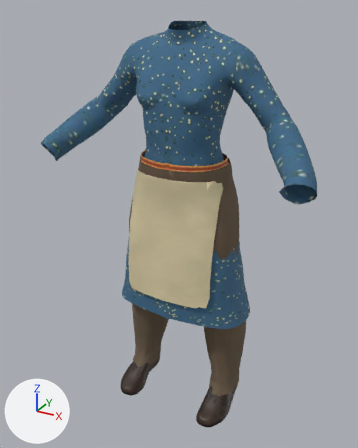
Before and after pictures for a commit that changed the glTF model web/film3/parts/outfit_village_girl.glb.
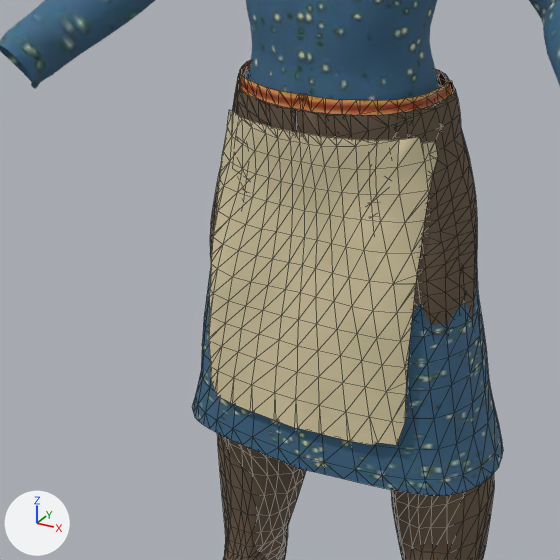
Old and new are each drawn whole from a camera (50 mm lens) standing at (1102.477, -340.549, 839.598) and looking at (1101.669, -339.08, 838.864) and again close up on the part from 12% to 76% of the width and 28% to 79% of the height. The lights are fixed; the arrows at lower left show +X, +Y and +Z. The first two pictures are the older version. The close-ups show mesh edges as thin lines. Vertices at exactly the same position are counted once.

Objects in the first close-up: 'apron.001', 'belt.001', 'entari_skirt.001', 'entari_top.001', 'salvar.001'.
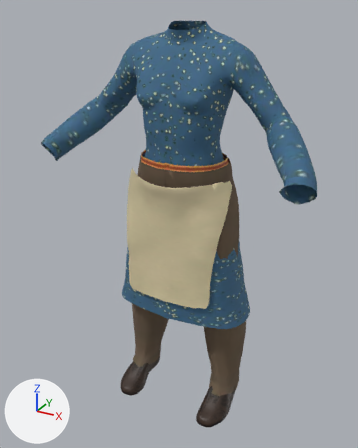
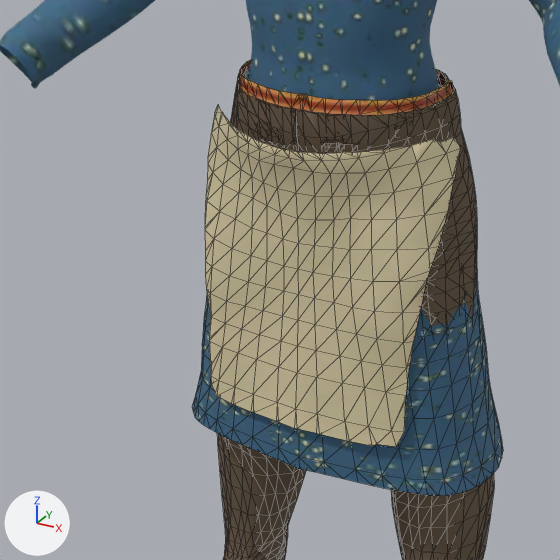
The newer file adds a shape key; the second version is drawn at full value of the shape key 'mac_muscle_lo_m_young' of 'apron.001', and the change is written as the vertex moves it makes.

The change, as a diff of the scene's bpy script:
```diff
--- a/web/film3/parts/outfit_village_girl.glb.py
+++ b/web/film3/parts/outfit_village_girl.glb.py
@@ me_apron @@
 # used by ob_apron_001; location = (0.0, 0.0, 0.0)
-me_apron.from_pydata(...)  # 222 vertices, 349 faces; spans x 1101.511..1101.851, y -339.217..-339.107, z 838.611..839.072
+me_apron.from_pydata(...)  # 222 vertices, 349 faces; spans x 1101.481..1101.882, y -339.222..-339.097, z 838.61..839.072
+# me_apron part 1: 220 of 222 vertices moved; they spanned x 1101.511..1101.851, y -339.217..-339.107, z 838.611..839.072 and now span x 1101.481..1101.882, y -339.222..-339.097, z 838.61..839.072; mean shift (0.0, -0.005, 0.0); largest move (1101.851, -339.13, 838.999) -> (1101.882, -339.115, 839.018)
 me_apron.materials.append(mat_apron)
```

What differs and where, as boxes [x1, y1, x2, y2] in the close-ups (560 x 560 px):
'apron.001', reshaped (11% wider)
    before: [209, 110, 438, 446]
    after: [205, 105, 460, 447]
